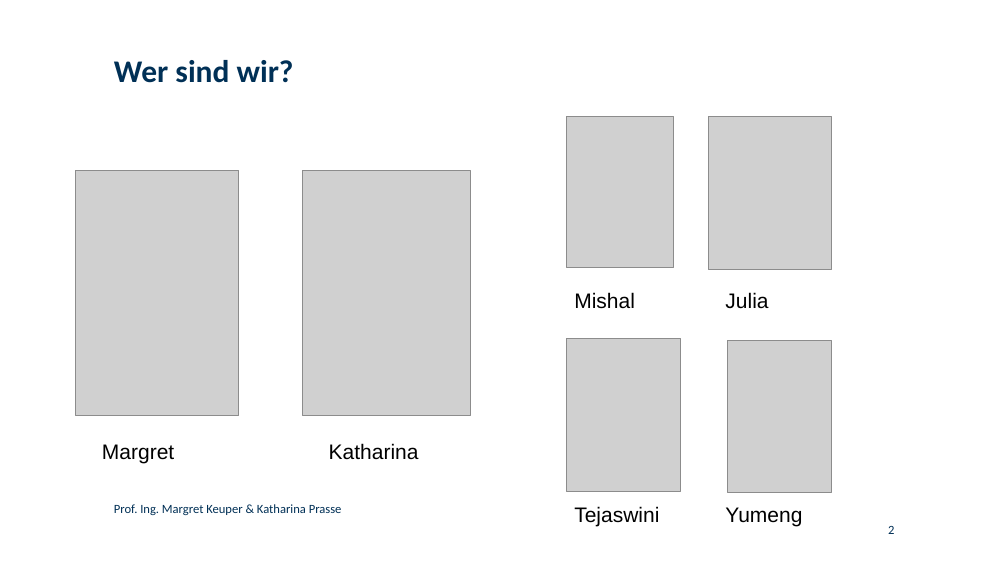
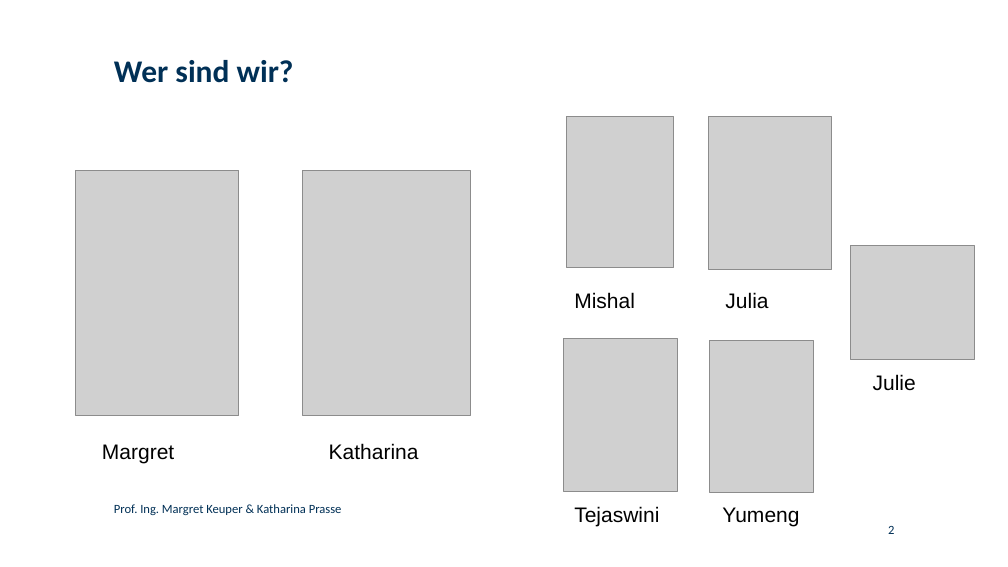
Before and after one commit to KathPra/Pixel-Power, a slide deck: slide 2 of folien_GirlsDay.odp. Drawn at 1008x567 pixels with LibreOffice and Linux fonts; fonts in the diff are those of the drawing; grey boxes stand for pictures; background and template pictures are left out. Boxes give left, top, right and bottom in pixels: in the first picture for what was removed or moved away, otherwise in the second. Text is boxed around its words. In the diff, an @@ line names an element or a change of style, - is before the commit and + after.

Commit message:
add Julie to overview

```diff
--- a/folien_GirlsDay.odp
+++ b/folien_GirlsDay.odp
@@ picture added at [850,246,974,359] @@
@@ picture: place and size @@
-picture at [728,340,831,492]
+picture at [710,340,813,492]
@@ text added at [873,374,916,391], 20 pt, text #000000 @@
+Julie
```
